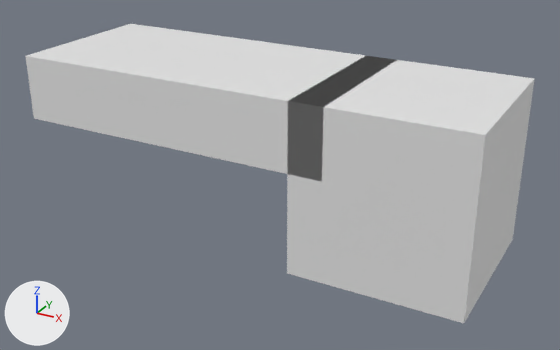
What one commit did to the Blender file prototype/lithophane_frame/blender/rotative_support2.blend.
Both versions are drawn from a 50 mm lens placed at (13.6, -36.8, 22.3), pointed at (-6.9, 0.5, 3.6). The axes (+X, +Y, +Z) are drawn at lower left. The lights are the same throughout.

Script lines for the objects in view, before the commit:
```python
me_cube = bpy.data.meshes.new('Cube')
me_cube.from_pydata(...)  # a box spanning x -1.0..1.0, y -1.0..1.0, z -1.0..1.0
me_cube_002 = bpy.data.meshes.new('Cube.002')
me_cube_002.from_pydata(...)  # 16 vertices, 12 faces; spans x -1.0..1.0, y -1.0..1.0, z -1.0..1.0
ob_cube = bpy.data.objects.new('Cube', me_cube)
ob_cube.location = (-12.0, 1.0, 8.0)
ob_cube.scale = (10.0, 5.0, 2.0)
ob_cube_001 = bpy.data.objects.new('Cube.001', me_cube_002)
ob_cube_001.location = (1.0, 1.0, 5.0)
ob_cube_001.scale = (5.0, 5.0, 5.0)
```
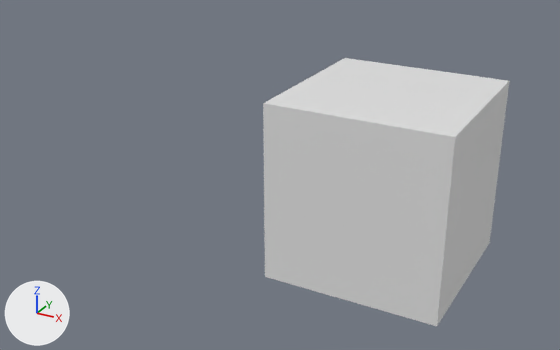
What differs and where, as boxes [x1, y1, x2, y2] in the pictures (560 x 350 px):
'Cube', moved, rescaled (33% narrower, 71% taller): before [26, 24, 395, 180]; after [263, 58, 509, 326]
'Cube.001', deleted: before [287, 56, 535, 323]

The edits, one by one:
Object 'Cube.001' (ob_cube_001) is deleted.
Object 'Cube' (ob_cube) moves from (-12.0, 1.0, 8.0) to (0.0, 0.0, 5.0).
Object 'Cube' (ob_cube) is rescaled from (10.0, 5.0, 2.0) to (4.9, 4.9, 5.0).
